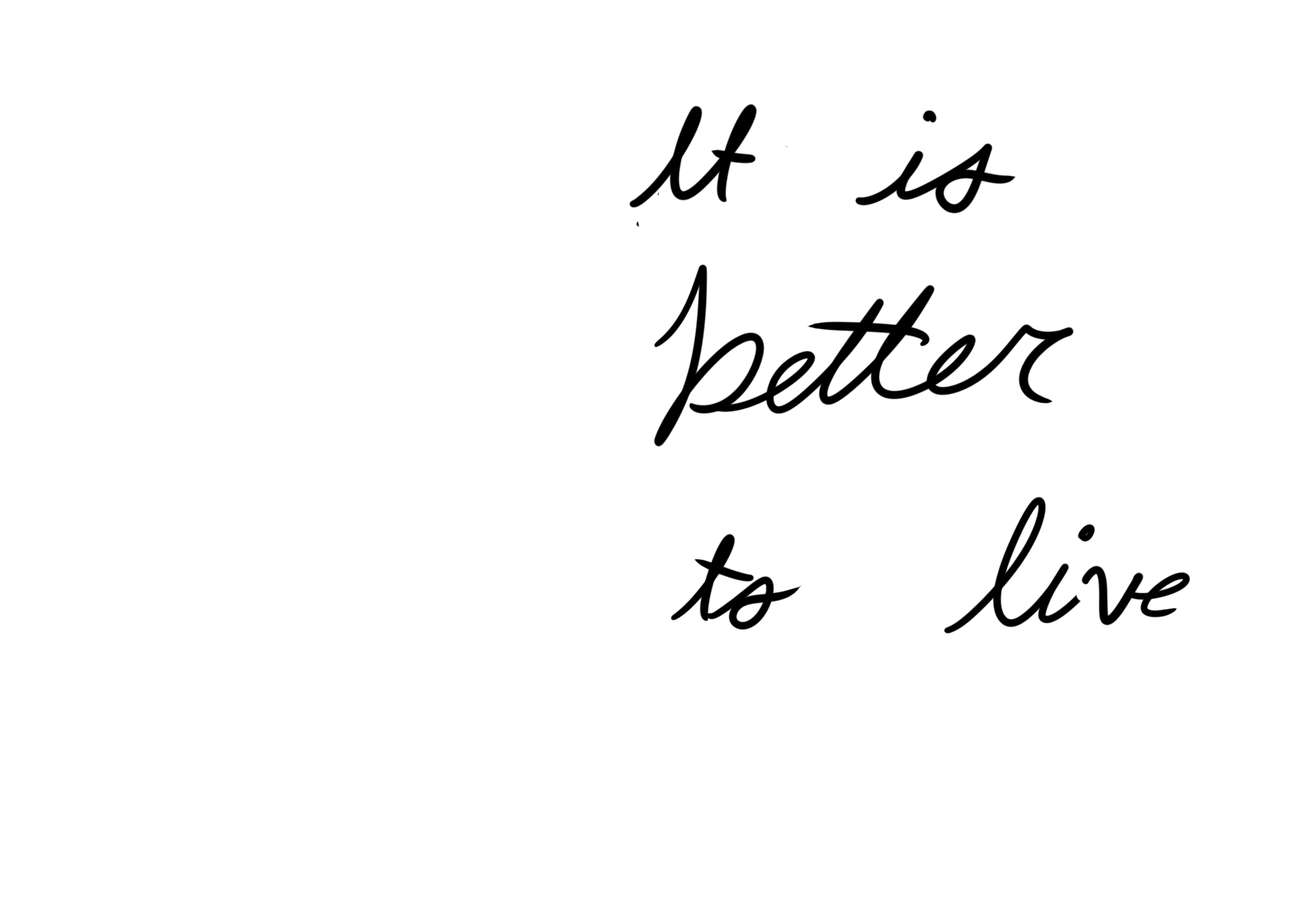
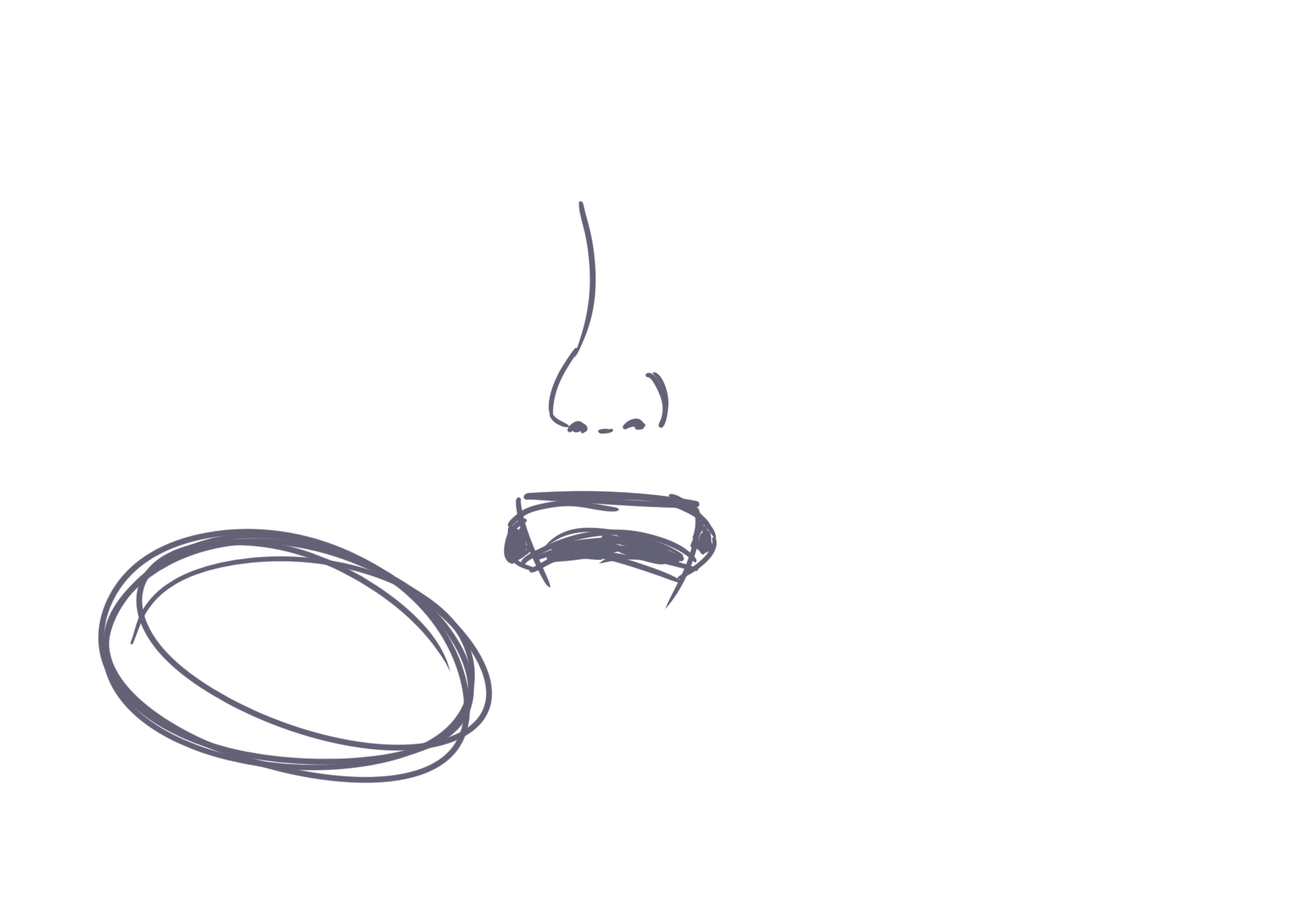
Revision of a layered 1291 × 922 image; what changed, layer by layer:
added layer "Layer 8" above "Layer 7" over [97, 200, 718, 785]
hid "Layer 1" over [629, 92, 1191, 635]
